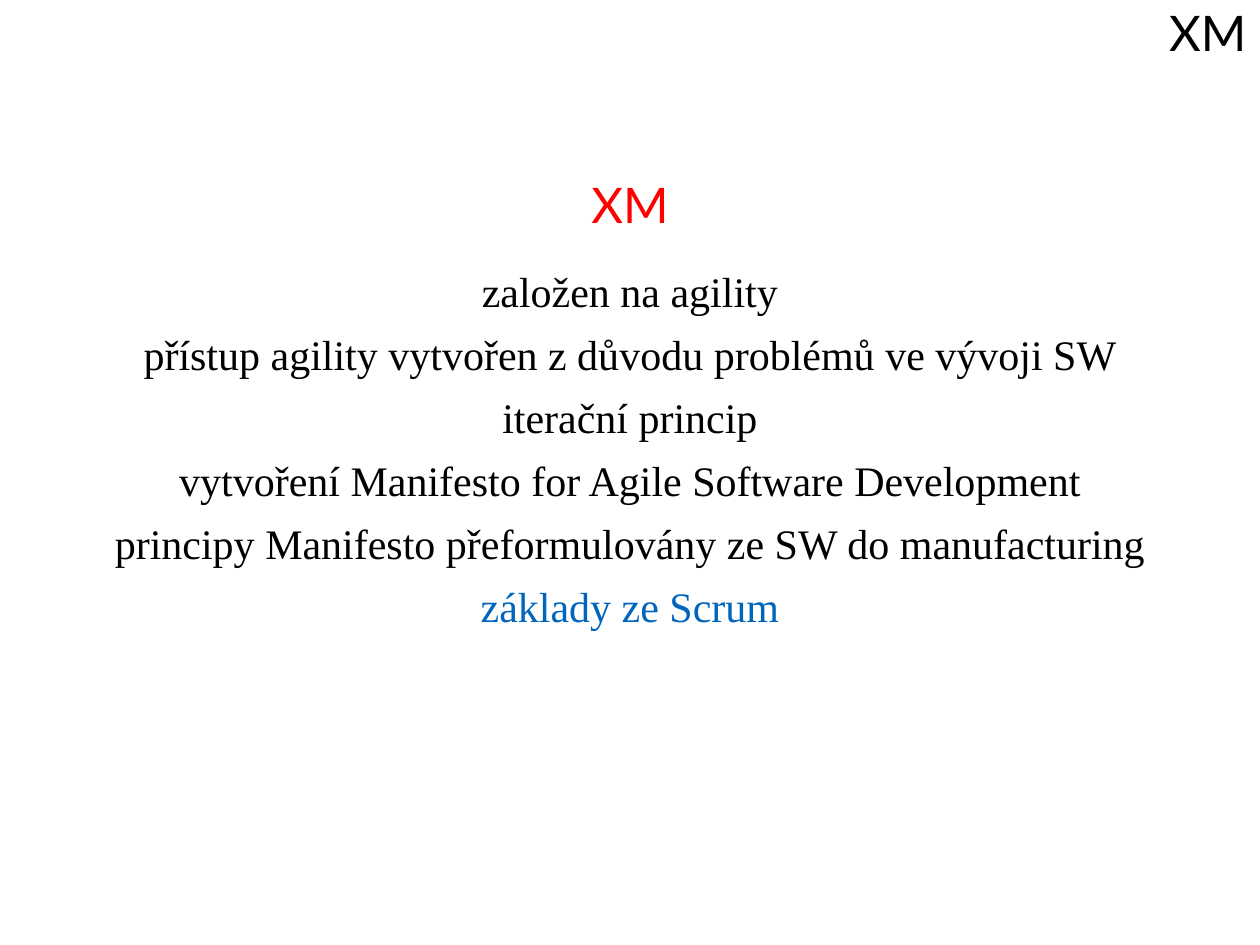
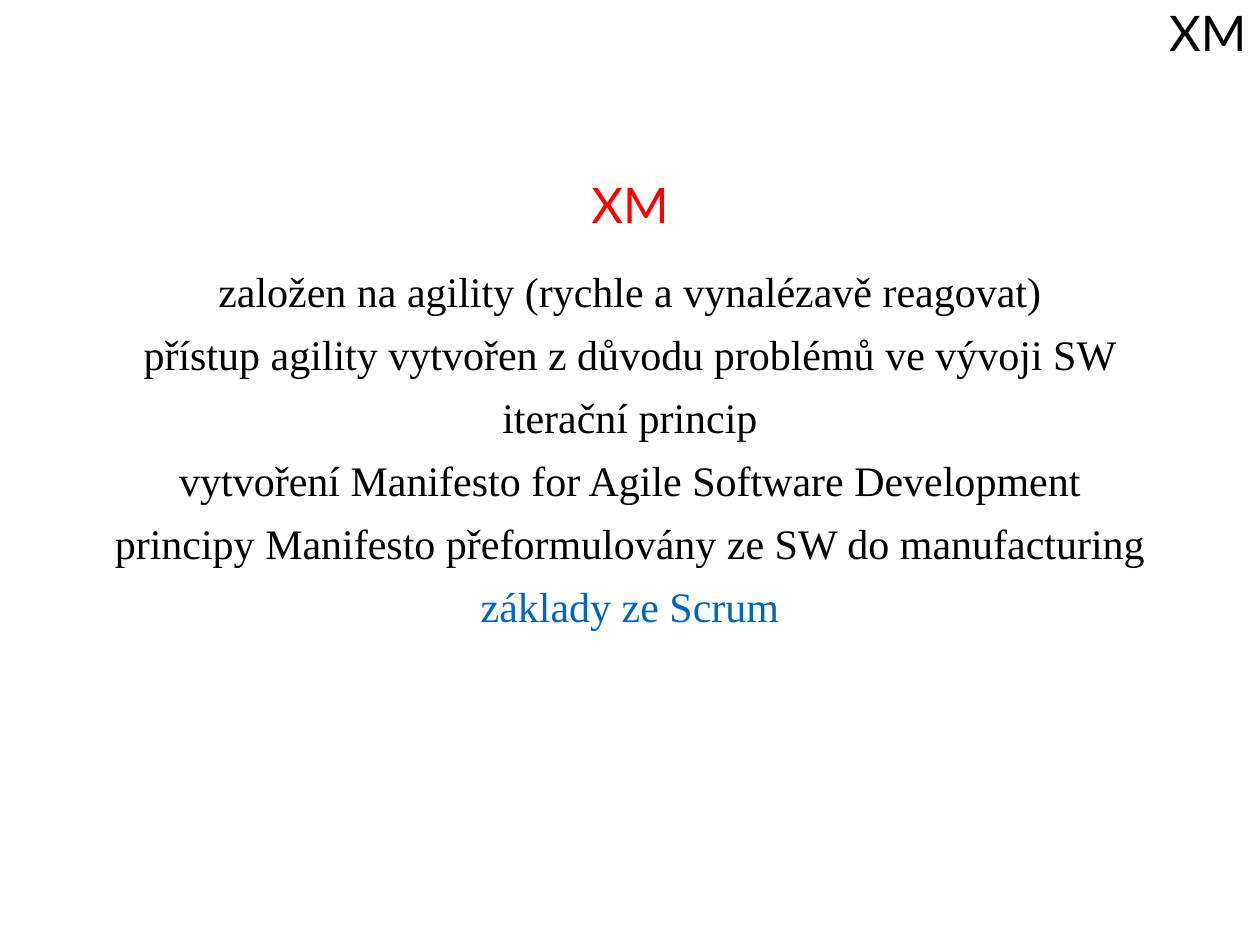
Before and after one commit to ZiipSi/tpr, a slide deck: slide 41 of source/files/prezentace_sem.pptx. Drawn at 1260x945 pixels with LibreOffice and Linux fonts; fonts in the diff are those of the drawing; background and template pictures are left out. Boxes give left, top, right and bottom in pixels: in the first picture for what was removed or moved away, otherwise in the second. Text is boxed around its words. In the diff, an @@ line names an element or a change of style, - is before the commit and + after.

Commit message:
agility

```diff
--- a/source/files/prezentace_sem.pptx
+++ b/source/files/prezentace_sem.pptx
@@ text at (218, 277, 1041, 316): text changed @@
-založen na agility
+založen na agility (rychle a vynalézavě reagovat)
```
Also in this commit, not shown: 1 other file.
